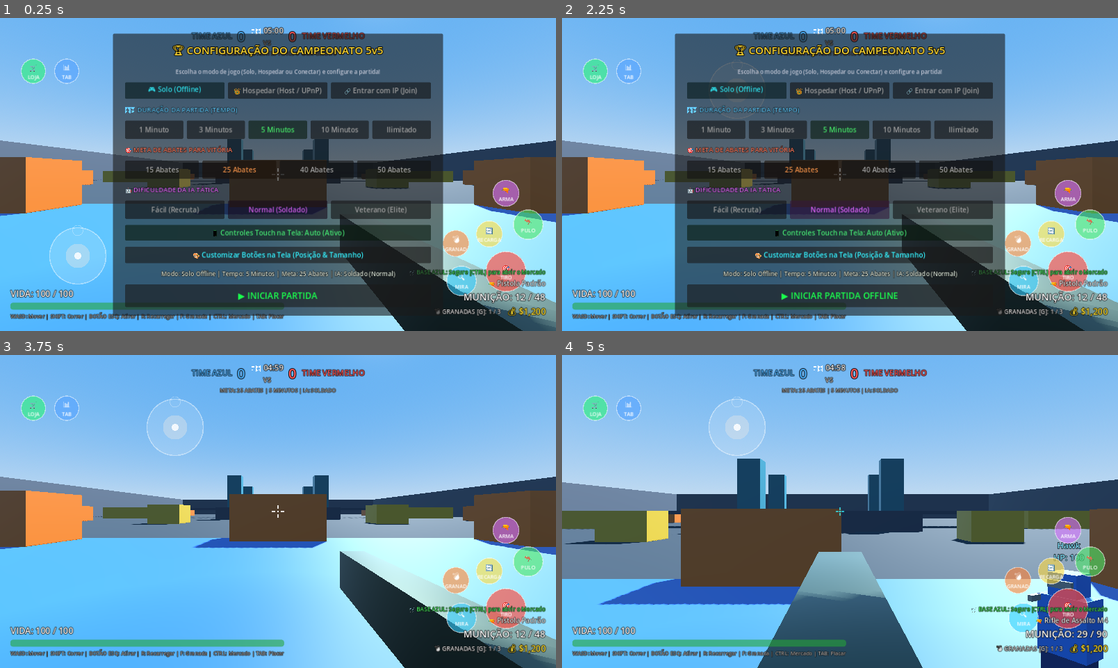
Above: before the commit, frames 1-4 (two rows, left to right).
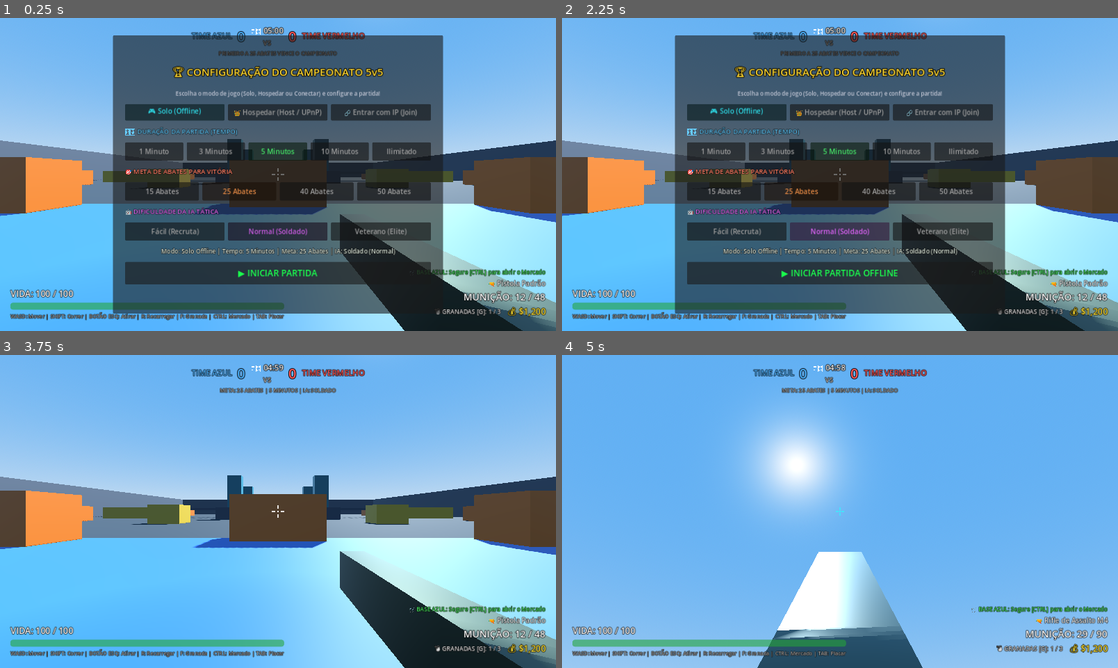
Above: after the commit, the same moments.

Repository: britolucaspatrick/Polygon-Strike
Game: Godot game, scene res://scenes/main.tscn
Two runs of this game, one before a commit and one after it. Both use one fixed random seed, a clock stepped at 60 frames per second and the inputs below.
Inputs (mouse positions are in pixels of both pictures, inside the frame that each line leads up to):
- Up to frame 1 (0.25 s): no input
- Up to frame 2 (2.25 s): click "🎮 Solo (Offline)" at 0.5 s; click "🎮 Solo (Offline)" at 1.25 s; click "Normal (Soldado)" at 2 s
- Up to frame 3 (3.75 s): click "Normal (Soldado)" at 2.75 s; click "▶️ INICIAR PARTIDA OFFLINE" at 3.5 s
- Up to frame 4 (5 s): move the mouse to (962, 495) at 4.27 s; hold D (move_right) from 4.28 s (still down); hold Right mouse button (aim) from 4.28 s (still down); click (962, 495) at 4.42 s; tap Space (jump) at 4.52 s

The runs differ from the first frame. In frame 1, 32% of the frame differs, in the area x 3-98%, y 4-96%; in frame 2, 31%; in frame 3, 3.2%; in frame 4, 82%, in the area x 0-100%, y 0-100%.

Commit message:
feat: ocultar controles e opcoes touch quando executando no windows (layout dinamico por plataforma)

Diff:
--- a/project.godot
+++ b/project.godot
@@ -25,7 +25,7 @@
 
 [input_devices]
 
-pointing/emulate_touch_from_mouse=true
+pointing/emulate_touch_from_mouse=false
 
 [input]
 
--- a/scripts/hud.gd
+++ b/scripts/hud.gd
@@ -685,16 +685,25 @@
 		btn_start.focus_mode = Control.FOCUS_NONE
 		btn_start.pressed.connect(_on_start_match_clicked)
 
+	var is_mobile: bool = TouchControls.is_mobile_platform()
+
+	var touch_toggle_box = find_child("TouchToggleHBox", true, false) as Control
+	if touch_toggle_box:
+		touch_toggle_box.visible = is_mobile
+
 	var btn_touch = find_child("BtnToggleTouchControls", true, false) as Button
 	if btn_touch and not btn_touch.pressed.is_connected(_on_toggle_touch_clicked):
 		btn_touch.focus_mode = Control.FOCUS_NONE
 		btn_touch.pressed.connect(_on_toggle_touch_clicked)
-		_apply_touch_mode()
 
 	var btn_custom_hud = find_child("BtnCustomizeTouchLayout", true, false) as Button
-	if btn_custom_hud and not btn_custom_hud.pressed.is_connected(_on_customize_touch_layout_clicked):
-		btn_custom_hud.focus_mode = Control.FOCUS_NONE
-		btn_custom_hud.pressed.connect(_on_customize_touch_layout_clicked)
+	if btn_custom_hud:
+		btn_custom_hud.visible = is_mobile
+		if not btn_custom_hud.pressed.is_connected(_on_customize_touch_layout_clicked):
+			btn_custom_hud.focus_mode = Control.FOCUS_NONE
+			btn_custom_hud.pressed.connect(_on_customize_touch_layout_clicked)
+
+	_apply_touch_mode()
 
 	_highlight_selected_mode("BtnModeSingle")
 	_set_join_team("red")
@@ -713,14 +722,23 @@
 func _apply_touch_mode() -> void:
 	var touch_node = find_child("TouchControls", true, false) as Control
 	var btn_touch = find_child("BtnToggleTouchControls", true, false) as Button
-
-	var is_mobile_device: bool = DisplayServer.is_touchscreen_available() or OS.has_feature("mobile") or OS.has_feature("android") or OS.has_feature("ios")
+	var is_mobile: bool = TouchControls.is_mobile_platform()
+
+	if not is_mobile and touch_override_mode != 1:
+		if touch_node:
+			touch_node.force_mobile_test = false
+			touch_node.set_active(false)
+		if btn_touch:
+			btn_touch.text = "📱 Controles Touch: Ocultos no Windows"
+			btn_touch.modulate = Color(0.8, 0.8, 0.8)
+		return
+
 	var enable_touch: bool = false
 	var status_text: String = ""
 
 	match touch_override_mode:
 		0:
-			enable_touch = is_mobile_device
+			enable_touch = is_mobile
 			status_text = "Auto (%s)" % ("Ativo" if enable_touch else "Oculto no PC")
 		1:
 			enable_touch = true
@@ -891,10 +909,12 @@
 	is_in_match_setup = false
 	if match_setup_panel:
 		match_setup_panel.visible = false
-	if touch_override_mode == 1 or DisplayServer.is_touchscreen_available() or OS.has_feature("mobile") or OS.has_feature("android"):
+
+	var is_mobile: bool = TouchControls.is_mobile_platform()
+	if not is_mobile and touch_override_mode != 1:
+		Input.mouse_mode = Input.MOUSE_MODE_CAPTURED
+	else:
 		Input.mouse_mode = Input.MOUSE_MODE_VISIBLE
-	else:
-		Input.mouse_mode = Input.MOUSE_MODE_CAPTURED
 
 ## Helpers para status de rede no HUD
 func set_host_upnp_status(msg: String, is_success: bool) -> void:
--- a/scripts/main.gd
+++ b/scripts/main.gd
@@ -32,8 +32,9 @@
 ]
 
 func _ready() -> void:
-	# Força orientação em modo Paisagem (Landscape) para dispositivos móveis
-	DisplayServer.screen_set_orientation(DisplayServer.SCREEN_LANDSCAPE)
+	# Força orientação em modo Paisagem (Landscape) exclusivamente em dispositivos móveis
+	if OS.has_feature("android") or OS.has_feature("ios") or OS.has_feature("mobile"):
+		DisplayServer.screen_set_orientation(DisplayServer.SCREEN_LANDSCAPE)
 
 	InputSetup.ensure_inputs()
 
--- a/scripts/touch_controls.gd
+++ b/scripts/touch_controls.gd
@@ -40,15 +40,21 @@
 
 const SAVE_PATH: String = "user://touch_layout.json"
 
+## Verifica de forma determinística se a plataforma é smartphone/mobile
+static func is_mobile_platform() -> bool:
+	if OS.has_feature("windows") or OS.has_feature("macos") or OS.has_feature("linux") or OS.has_feature("pc"):
+		return false
+	return OS.has_feature("android") or OS.has_feature("ios") or OS.has_feature("mobile")
+
 func _ready() -> void:
 	mouse_filter = Control.MOUSE_FILTER_PASS
 
 	_init_default_buttons()
 	_create_editor_toolbar()
 
-	# Detecta se está em dispositivo mobile com touchscreen nativo
-	var is_mobile_device: bool = DisplayServer.is_touchscreen_available() or OS.has_feature("mobile") or OS.has_feature("android") or OS.has_feature("ios")
-	set_active(is_mobile_device or force_mobile_test)
+	# Detecta se está em dispositivo mobile (Android/iOS)
+	var is_mobile: bool = is_mobile_platform()
+	set_active(is_mobile or force_mobile_test)
 
 	get_viewport().size_changed.connect(_on_viewport_size_changed)
 	_apply_layout()
@@ -57,6 +63,14 @@
 	_apply_layout()
 
 func set_active(active: bool) -> void:
+	# No Windows/PC, nunca ativa nem mostra controles touch exceto em modo de edição ou teste forçado
+	if not is_mobile_platform() and not force_mobile_test and not is_editing_layout:
+		is_active = false
+		visible = false
+		set_process_input(false)
+		queue_redraw()
+		return
+
 	is_active = active
 	visible = is_active or is_editing_layout
 	set_process_input(is_active or is_editing_layout)
@@ -413,9 +427,9 @@
 	if editor_panel:
 		editor_panel.visible = false
 
-	# Restaura visibilidade normal conforme detecção mobile
-	var is_mobile_device: bool = DisplayServer.is_touchscreen_available() or OS.has_feature("mobile") or OS.has_feature("android") or OS.has_feature("ios")
-	set_active(is_mobile_device or force_mobile_test)
+	# Restaura visibilidade normal conforme detecção de plataforma mobile
+	var is_mobile: bool = is_mobile_platform()
+	set_active(is_mobile or force_mobile_test)
 
 	queue_redraw()
 	editor_closed.emit()
